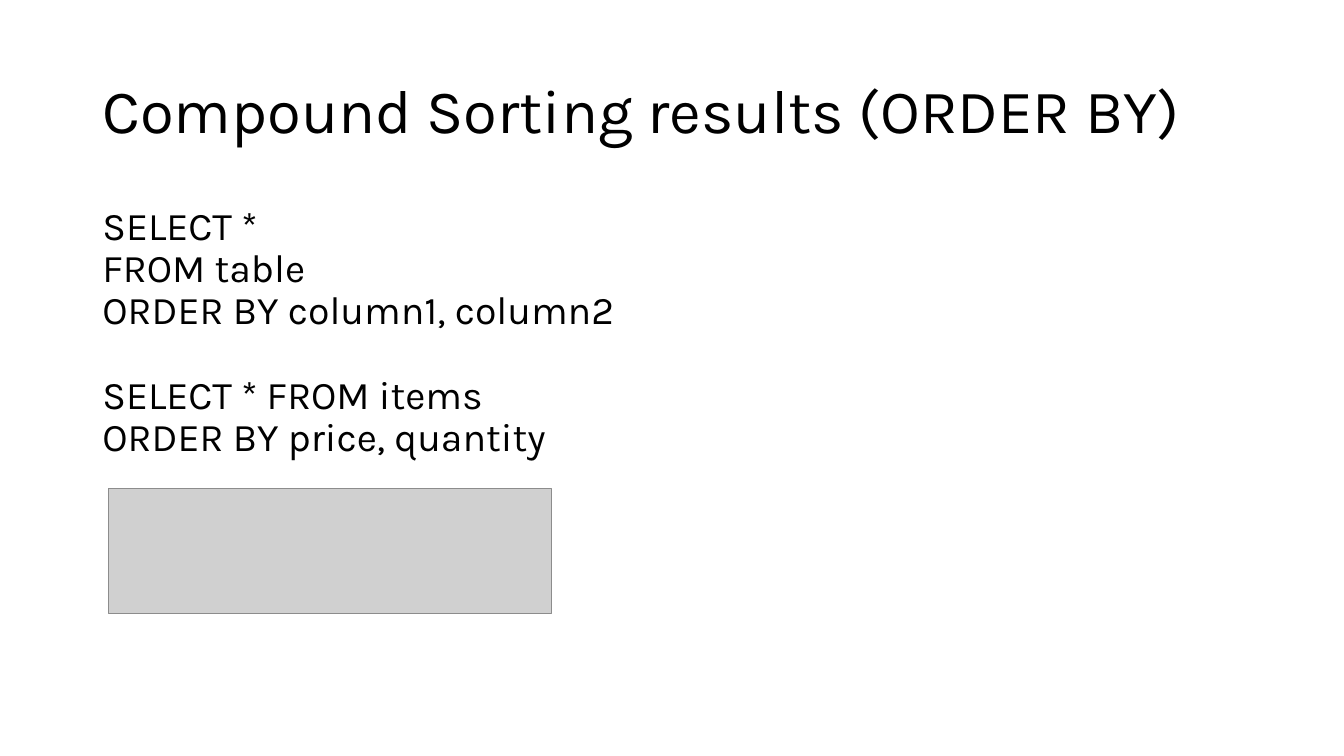
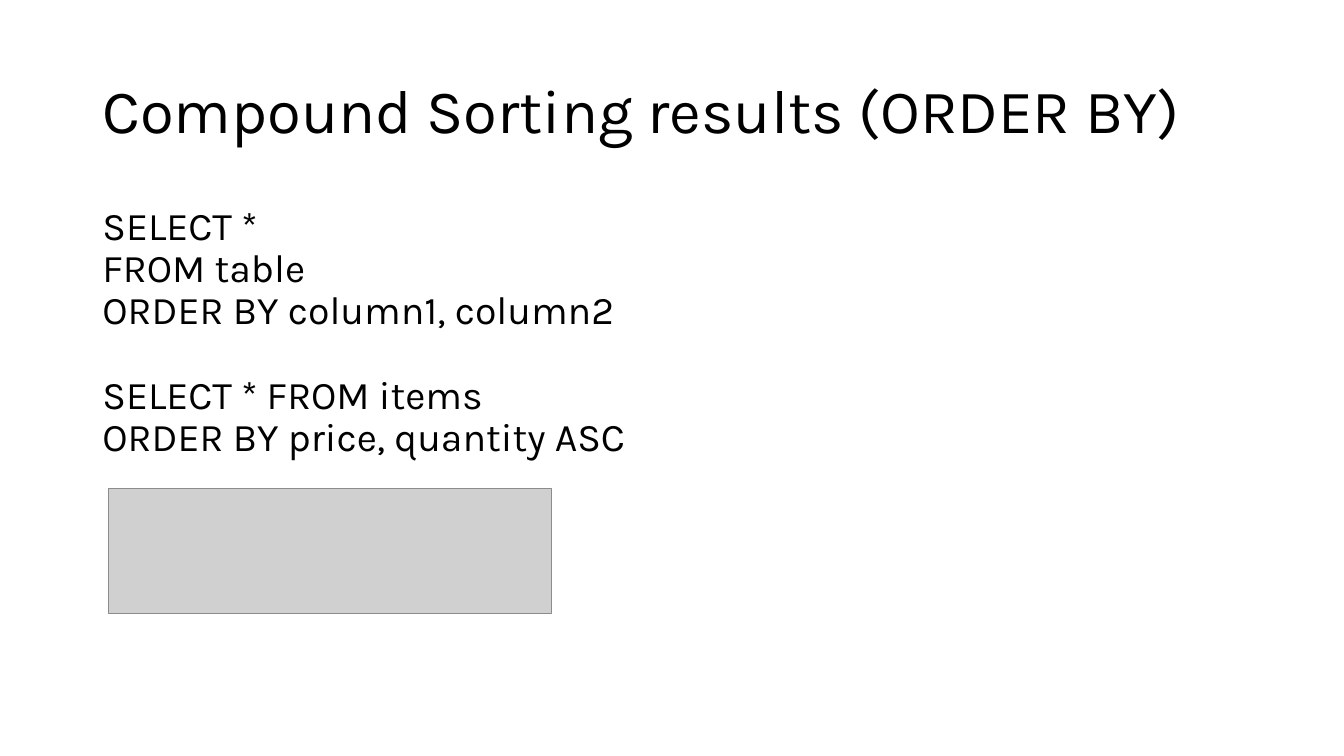
Before and after one commit to appjedi/youtube, a slide deck: slide 14 of SQL/Intro To SQL Day 1.pptx (slide 13 before the commit). Drawn at 1344x756 pixels with LibreOffice and Linux fonts; fonts in the diff are those of the drawing; grey boxes stand for pictures. Boxes give left, top, right and bottom in pixels: in the first picture for what was removed or moved away, otherwise in the second. Text is boxed around its words. In the diff, an @@ line names an element or a change of style, - is before the commit and + after.

```diff
--- a/SQL/Intro To SQL Day 1.pptx
+++ b/SQL/Intro To SQL Day 1.pptx
@@ text at (102, 424, 625, 461): text changed @@
-ORDER BY price, quantity
+ORDER BY price, quantity ASC
```
Also in this commit, not shown: 2 other slides changed, 2 slides added, 10 other files.
